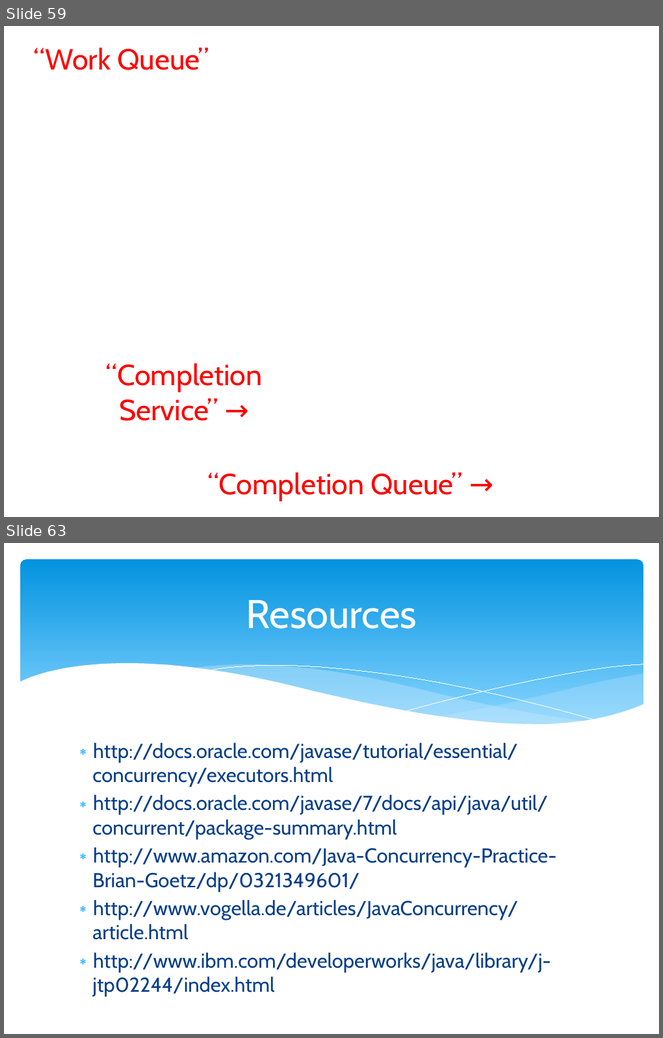
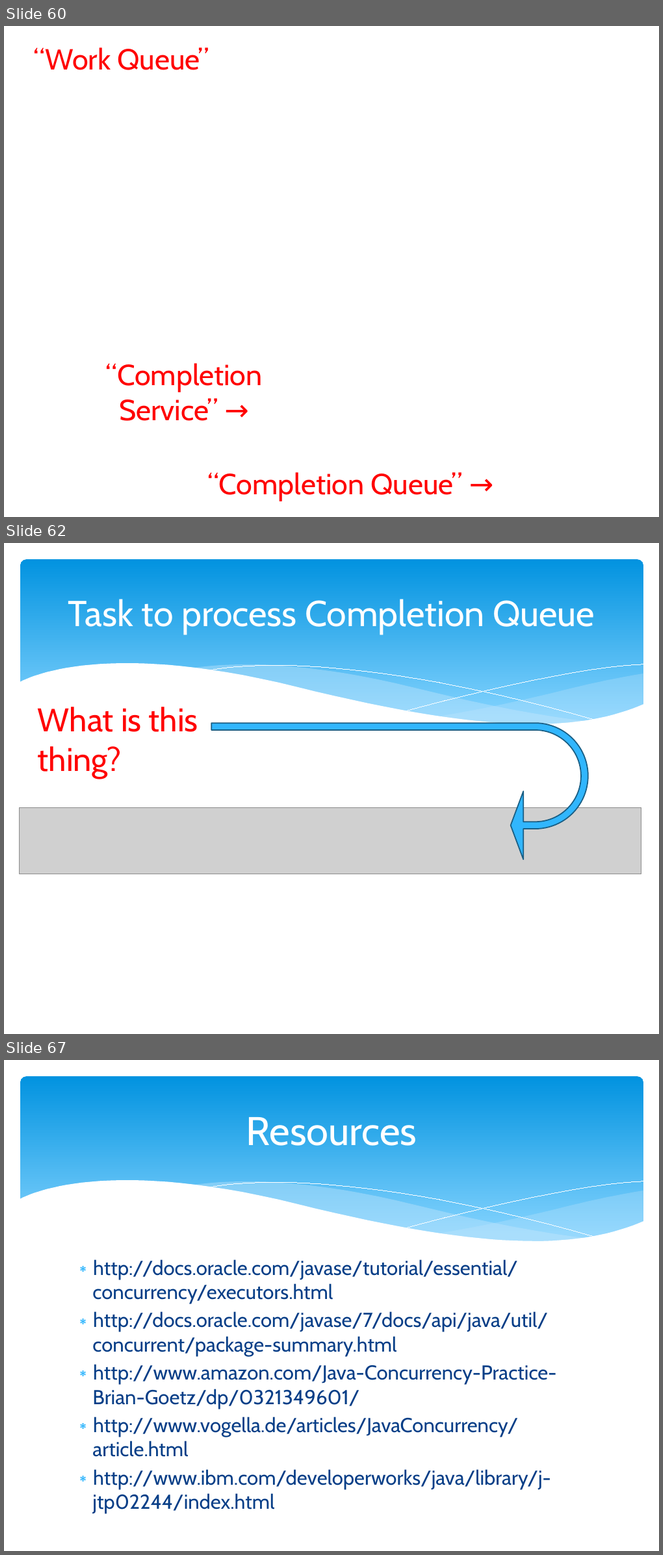
Before and after one commit to marcesher/mxunit-cfmeetups, a slide deck: CFObjective_2012_Concurrency/preso/concurrency_zen.pptx. Shown one above the other, each under a label of ours: slides 59 and 63 before the commit, slides 60, 62 and 67 after it; the slides between them are not shown. The pictures are 663x1038 and 663x1555 pixels, drawn with LibreOffice and Linux fonts; fonts in the diff are those of the drawing; grey boxes stand for pictures; background and template pictures are left out. Boxes give left, top, right and bottom in pixels: in the first picture for what was removed or moved away, otherwise in the second. Text is boxed around its words. In the diff, an @@ line names an element or a change of style, - is before the commit and + after.

```diff
--- a/CFObjective_2012_Concurrency/preso/concurrency_zen.pptx
+++ b/CFObjective_2012_Concurrency/preso/concurrency_zen.pptx
@@ slide 62 added at [4,543,659,1034], background #FFFFFF; not listed: 6 template elements that a slide beside it also shows @@
@@ title added at [68,599,595,634], 39.6 pt, text #FFFFFF @@
+Task to process Completion Queue
@@ text added at [38,707,198,778], 36 pt, text #FF0000 @@
+What is this thing?
@@ uturn arrow added at [211,724,588,860], fill #31B6FD, outline #195F84 1.25 pt @@
@@ picture added at [19,808,642,875] @@
@@ what was slide 59 is now slide 60 @@
@@ what was slide 63 is now slide 67 @@
```
Also in this commit, not shown: 3 slides changed, 6 other slides added, 3 slides removed.
